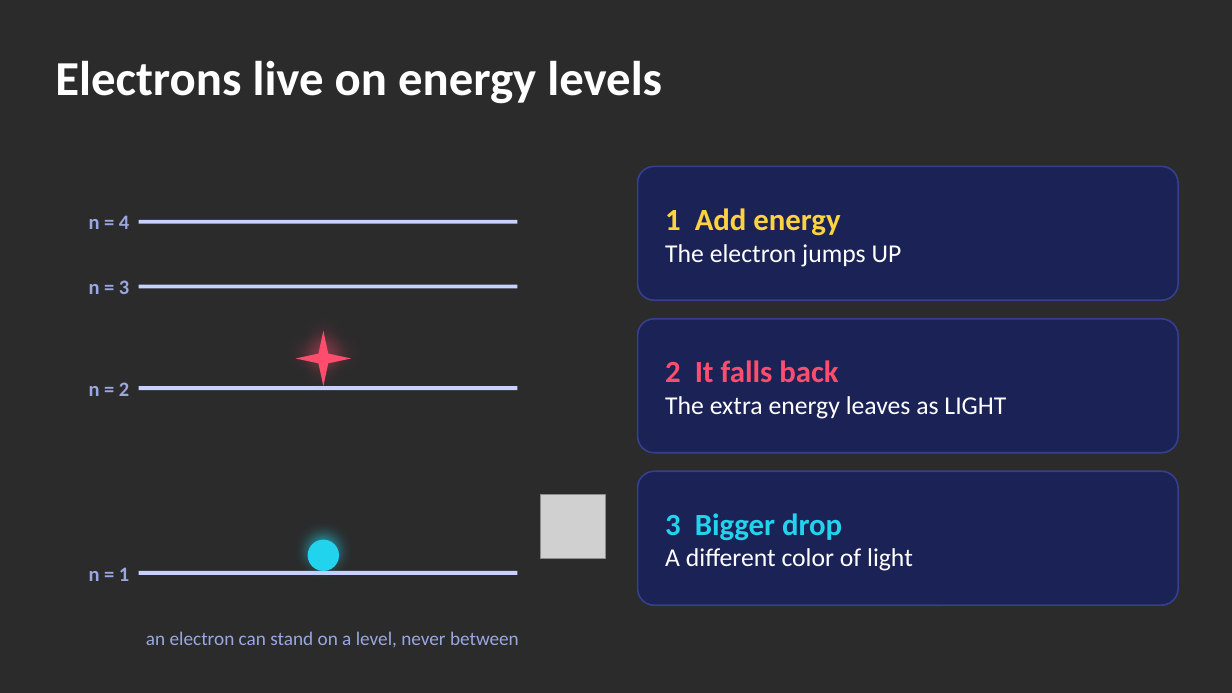
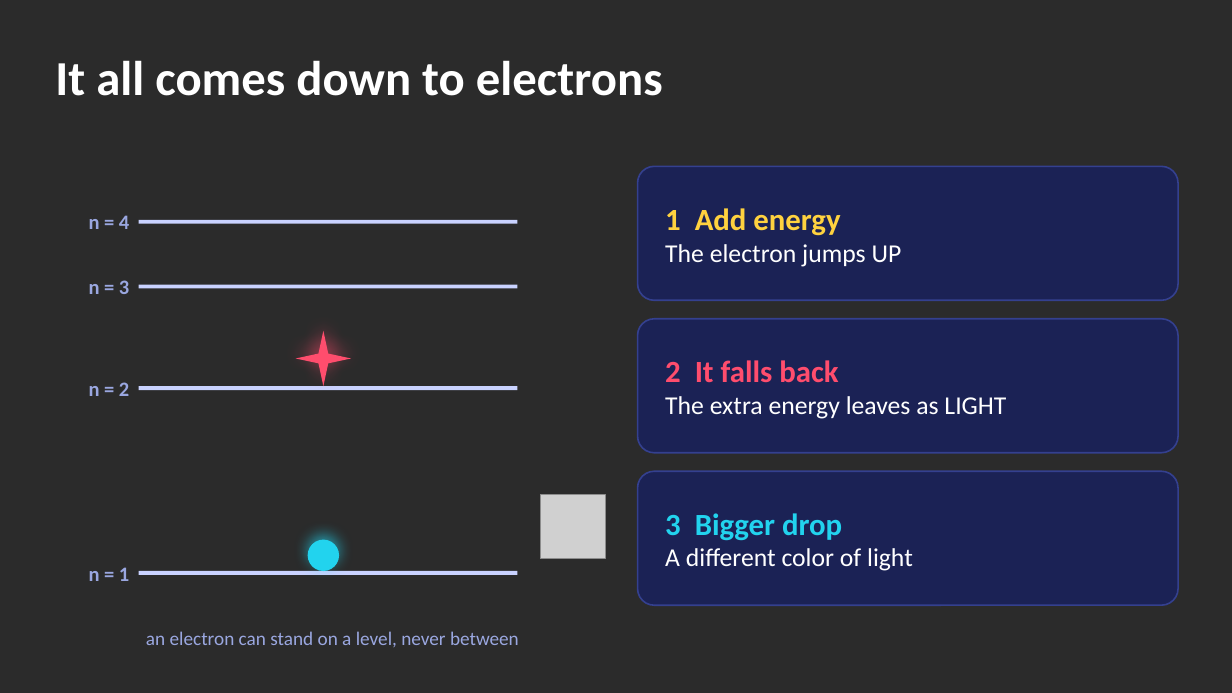
Before and after one commit to davidmoriarty-lab/School_Stuff, a slide deck: slide 14 of intro-chemistry-deck/Intro_to_Chemistry.pptx (slide 9 before the commit). Drawn at 1232x693 pixels with LibreOffice and Linux fonts; fonts in the diff are those of the drawing; grey boxes stand for pictures; background and template pictures are left out; a plain dark background stands for a picture behind light text. Boxes give left, top, right and bottom in pixels: in the first picture for what was removed or moved away, otherwise in the second. Text is boxed around its words. In the diff, an @@ line names an element or a change of style, - is before the commit and + after.

```diff
--- a/intro-chemistry-deck/Intro_to_Chemistry.pptx
+++ b/intro-chemistry-deck/Intro_to_Chemistry.pptx
@@ title at bbox=[55, 60, 663, 96]: text changed @@
-Electrons live on energy levels
+It all comes down to electrons
```
Also in this commit, not shown: 6 other slides changed, 6 slides added, 1 slide removed, 25 other files.
